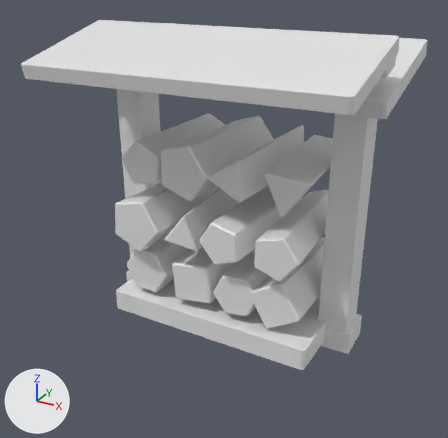
A saved change to the OBJ model assets/stoker_rack_lean.obj.
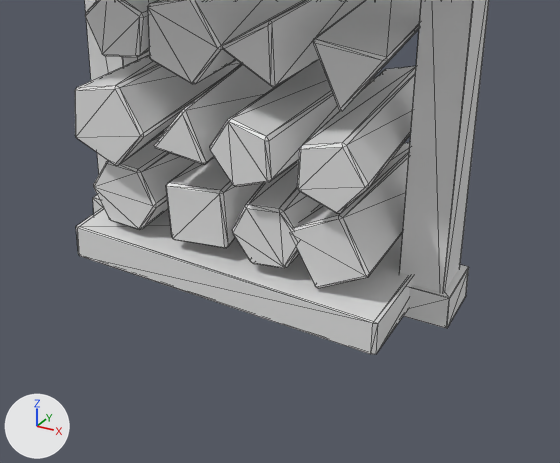
There are two pictures of each version: one whole from a camera (50 mm lens) standing at (1.22, -2.34, 1.63) and looking at (-0.03, -0.07, 0.49), one close up on the part from 15% to 94% of the width and 34% to 100% of the height. Every picture has the same lights, and +X, +Y and +Z are marked at lower left. The first two pictures are the older version. The close-ups show mesh edges as thin lines. Where no turn or scale is listed for an object, it has been applied to the vertices.

The first close-up shows 'stoker_rack_lean'.
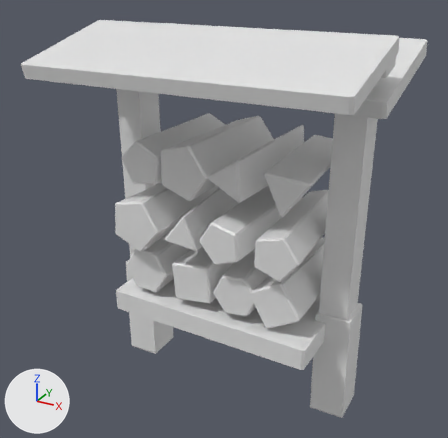
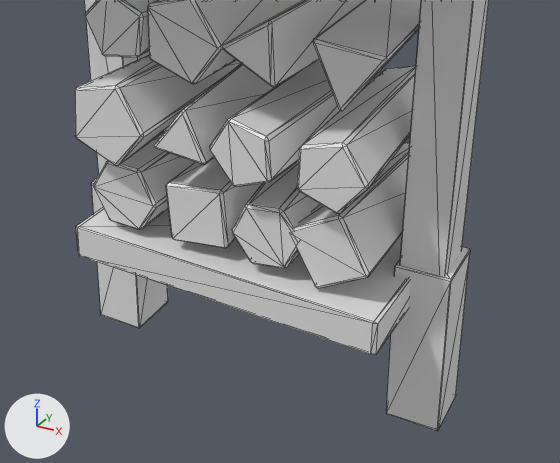
What differs and where, as boxes [x1, y1, x2, y2] in the close-ups (560 x 463 px; the box of a moved part takes in the faces that stretch with it):
'stoker_rack_lean', reshaped
    before: [75, 0, 489, 354]
    after: [75, 0, 489, 431]
part 1 of me_stoker_rack_lean, moved or reshaped
    before: [404, 265, 469, 328]
    after: [386, 247, 470, 431]
part 2 of me_stoker_rack_lean, moved or reshaped (mostly hidden before)
    before: [93, 195, 103, 213]
    after: [92, 178, 168, 328]

What changed in the scene script:
```text
Change me_stoker_rack_lean:
    used by ob_stoker_rack_lean; location = (0.0, 0.0, 0.0)
    before: 24 (0.599, 0.091, -0.018) at pixel (465, 296), 25 (0.599, 0.093, -0.017) at pixel (465, 295), 26 (0.601, 0.091, -0.017) at pixel (466, 295), 27 (0.598, 0.092, 0.081) at pixel (468, 266), 28 (0.598, 0.09, 0.082) at pixel (468, 266)
    before: 29 (0.6, 0.09, 0.081) at pixel (468, 267), 30 (0.601, -0.085, -0.019) at pixel (446, 328), 31 (0.603, -0.085, -0.018) at pixel (447, 328), 32 (0.601, -0.087, -0.018) at pixel (446, 328), 33 (0.601, -0.085, 0.081) at pixel (449, 297)
    before: 34 (0.601, -0.088, 0.08) at pixel (449, 298), 35 (0.603, -0.085, 0.08) at pixel (449, 298), 36 (0.443, 0.089, -0.019), 37 (0.441, 0.088, -0.017), 38 (0.443, 0.091, -0.017)
    before: 39 (0.442, 0.088, 0.081), 40 (0.442, 0.09, 0.08), 41 (0.44, 0.088, 0.08), 42 (0.445, -0.087, -0.02), 43 (0.445, -0.089, -0.018)
    before: 44 (0.443, -0.087, -0.018), 45 (0.445, -0.088, 0.08), 46 (0.443, -0.088, 0.079), 47 (0.445, -0.09, 0.079)
    before: 72 (-0.441, 0.087, -0.021), 73 (-0.441, 0.089, -0.02), 74 (-0.439, 0.087, -0.02), 75 (-0.441, 0.089, 0.078), 76 (-0.441, 0.087, 0.079)
    before: 77 (-0.439, 0.087, 0.078), 78 (-0.44, -0.088, -0.022), 79 (-0.438, -0.088, -0.02), 80 (-0.44, -0.091, -0.02), 81 (-0.44, -0.089, 0.078)
    before: 82 (-0.44, -0.091, 0.077), 83 (-0.438, -0.089, 0.077), 84 (-0.597, 0.087, -0.021), 85 (-0.599, 0.087, -0.02), 86 (-0.597, 0.089, -0.02)
    before: 87 (-0.597, 0.086, 0.079), 88 (-0.597, 0.089, 0.078), 89 (-0.599, 0.086, 0.078), 90 (-0.596, -0.089, -0.021), 91 (-0.596, -0.091, -0.02)
    before: 92 (-0.598, -0.089, -0.02), 93 (-0.596, -0.089, 0.079) at pixel (93, 197), 94 (-0.598, -0.089, 0.077) at pixel (92, 197), 95 (-0.596, -0.091, 0.077) at pixel (92, 198)
    remove me_stoker_rack_lean.from_pydata(...)  # 516 vertices, 952 faces; spans x -0.674..0.674, y -0.566..0.456, z -0.022..1.336
    add me_stoker_rack_lean.from_pydata(...)  # 516 vertices, 952 faces; spans x -0.674..0.674, y -0.566..0.456, z -0.382..1.336
    me_stoker_rack_lean part 1
    add for i in [27, 29, 34, 35, 40, 41, 46, 47]: me_stoker_rack_lean.vertices[i].co += Vector((-0.001, -0.001, 0.055))
    add for i in [25, 26, 31, 32, 37, 38, 43, 44]: me_stoker_rack_lean.vertices[i].co += Vector((0.001, 0.001, -0.355))
    add for i in [28, 33, 39, 45]: me_stoker_rack_lean.vertices[i].co += Vector((-0.001, -0.001, 0.06))
    add for i in [24, 30, 36, 42]: me_stoker_rack_lean.vertices[i].co += Vector((0.001, 0.001, -0.36))
    me_stoker_rack_lean part 2
    add for i in [75, 77, 82, 83, 88, 89, 94, 95]: me_stoker_rack_lean.vertices[i].co += Vector((0.0, -0.001, 0.055))
    add for i in [73, 74, 79, 80, 85, 86, 91, 92]: me_stoker_rack_lean.vertices[i].co += Vector((0.0, 0.001, -0.355))
    add for i in [76, 81, 87, 93]: me_stoker_rack_lean.vertices[i].co += Vector((0.0, -0.001, 0.06))
    add for i in [72, 78, 84, 90]: me_stoker_rack_lean.vertices[i].co += Vector((0.0, 0.001, -0.36))
```
